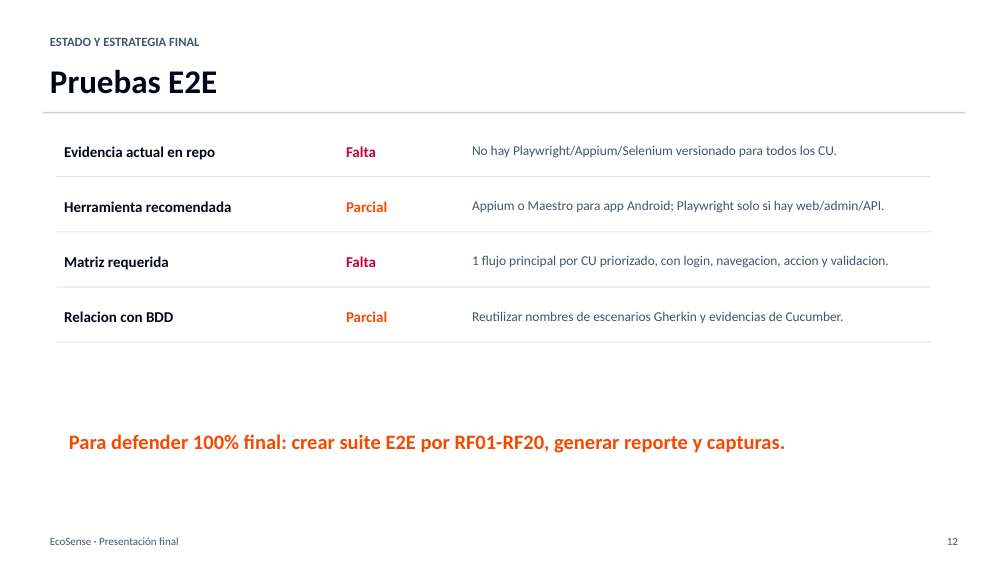
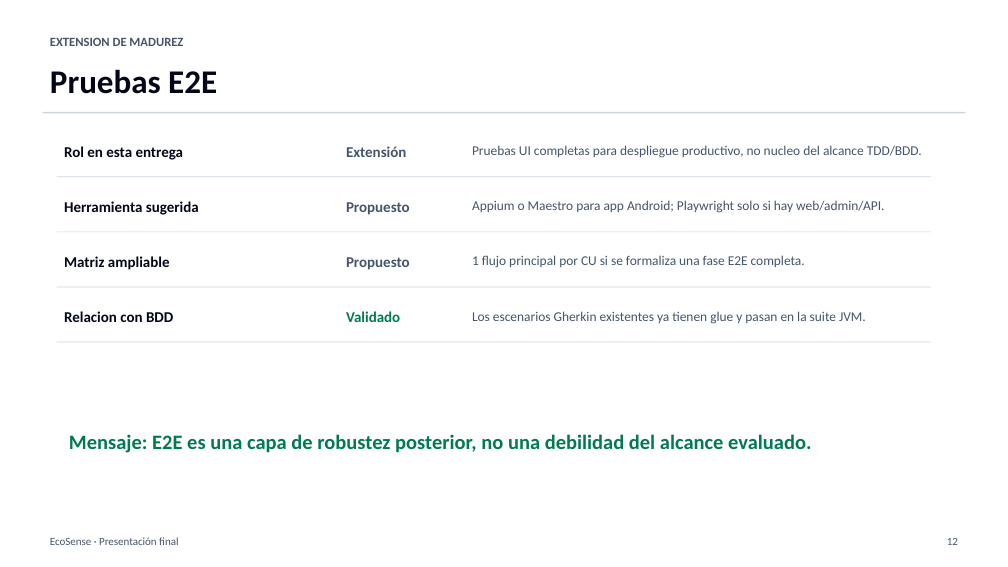
Before and after one commit to Billyflin/UfroSustentableApp, a slide deck: slide 12 of docs/presentacion-final-ecosense.pptx. Drawn at 1008x567 pixels with LibreOffice and Linux fonts; fonts in the diff are those of the drawing. Boxes give left, top, right and bottom in pixels: in the first picture for what was removed or moved away, otherwise in the second. Text is boxed around its words. In the diff, an @@ line names an element or a change of style, - is before the commit and + after.

```diff
--- a/docs/presentacion-final-ecosense.pptx
+++ b/docs/presentacion-final-ecosense.pptx
@@ text at (x1=50, y1=37, x2=183, y2=46): text changed @@
-ESTADO Y ESTRATEGIA FINAL
+EXTENSION DE MADUREZ
@@ text at (x1=64, y1=146, x2=184, y2=160): text changed @@
-Evidencia actual en repo
+Rol en esta entrega
@@ text at (x1=346, y1=146, x2=406, y2=157): text changed; text colour #C70036 to #45556C @@
-Falta
+Extensión
@@ text at (x1=472, y1=145, x2=922, y2=158): text changed @@
-No hay Playwright/Appium/Selenium versionado para todos los CU.
+Pruebas UI completas para despliegue productivo, no nucleo del alcance TDD/BDD.
@@ text at (x1=64, y1=201, x2=199, y2=215): text changed @@
-Herramienta recomendada
+Herramienta sugerida
@@ text at (x1=346, y1=202, x2=410, y2=215): text changed; text colour #F54900 to #45556C @@
-Parcial
+Propuesto
@@ text at (x1=64, y1=256, x2=170, y2=270): text changed @@
-Matriz requerida
+Matriz ampliable
@@ text at (x1=346, y1=257, x2=410, y2=270): text changed; text colour #C70036 to #45556C @@
-Falta
+Propuesto
@@ text at (x1=472, y1=255, x2=805, y2=268): text changed @@
-1 flujo principal por CU priorizado, con login, navegacion, accion y validacion.
+1 flujo principal por CU si se formaliza una fase E2E completa.
@@ text at (x1=346, y1=311, x2=400, y2=322): text changed; text colour #F54900 to #007A55 @@
-Parcial
+Validado
@@ text at (x1=472, y1=311, x2=866, y2=324): text changed @@
-Reutilizar nombres de escenarios Gherkin y evidencias de Cucumber.
+Los escenarios Gherkin existentes ya tienen glue y pasan en la suite JVM.
@@ text at (x1=69, y1=434, x2=811, y2=453): text changed; text colour #F54900 to #007A55 @@
-Para defender 100% final: crear suite E2E por RF01-RF20, generar reporte y capturas.
+Mensaje: E2E es una capa de robustez posterior, no una debilidad del alcance evaluado.
```
Also in this commit, not shown: 9 other slides changed, 1 other file.
